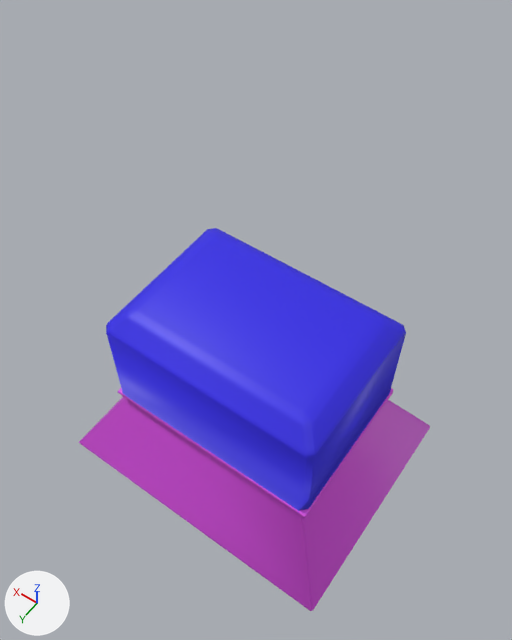
A saved change to the FBX model transistormuseum/Assets/models/table_short.fbx.
Camera for both pictures: a camera (50 mm lens) standing at (-1.83, 2.57, 6.84) and looking at (0.15, -0.2, 2.49). Every picture has the same lights, and +X, +Y and +Z are marked at lower left. Where no turn or scale is listed for an object, it has been applied to the vertices.

In view in the first picture: 'table_short'.
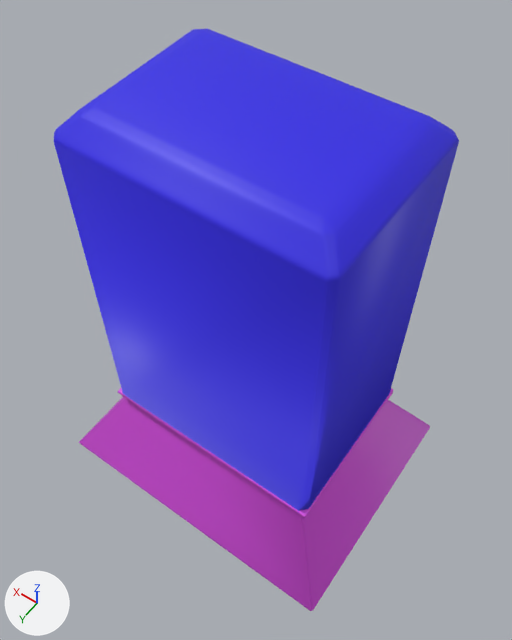
Where the change shows, as pixel boxes (x1, y1, x2, y2) in the pictures (512 x 640 px; the box of a moved part takes in the faces that stretch with it):
'table_short', reshaped (15% wider, 52% taller)
    before: (79, 228, 430, 611)
    after: (54, 29, 459, 611)
part 1 of me_cube_003, moved or reshaped
    before: (106, 228, 406, 497)
    after: (54, 29, 459, 497)

Patch to the scene script:
```diff
--- a/transistormuseum/Assets/models/table_short.fbx.py
+++ b/transistormuseum/Assets/models/table_short.fbx.py
@@ me_cube_003 @@
 me_cube_003.from_pydata(...)  # 406 vertices, 397 faces; spans x -1.25..1.26, y -1.01..1.01, z 0.01..2.86
 # used by ob_table_short; location = (0.0, 0.0, 0.0)
+# me_cube_003 part 1: all 176 vertices in x -0.91..0.92, y -0.67..0.67, z 2.69..2.86 are moved by (0.0, 0.0, 1.72)
 me_cube_003.materials.append(mat_wood)
```
